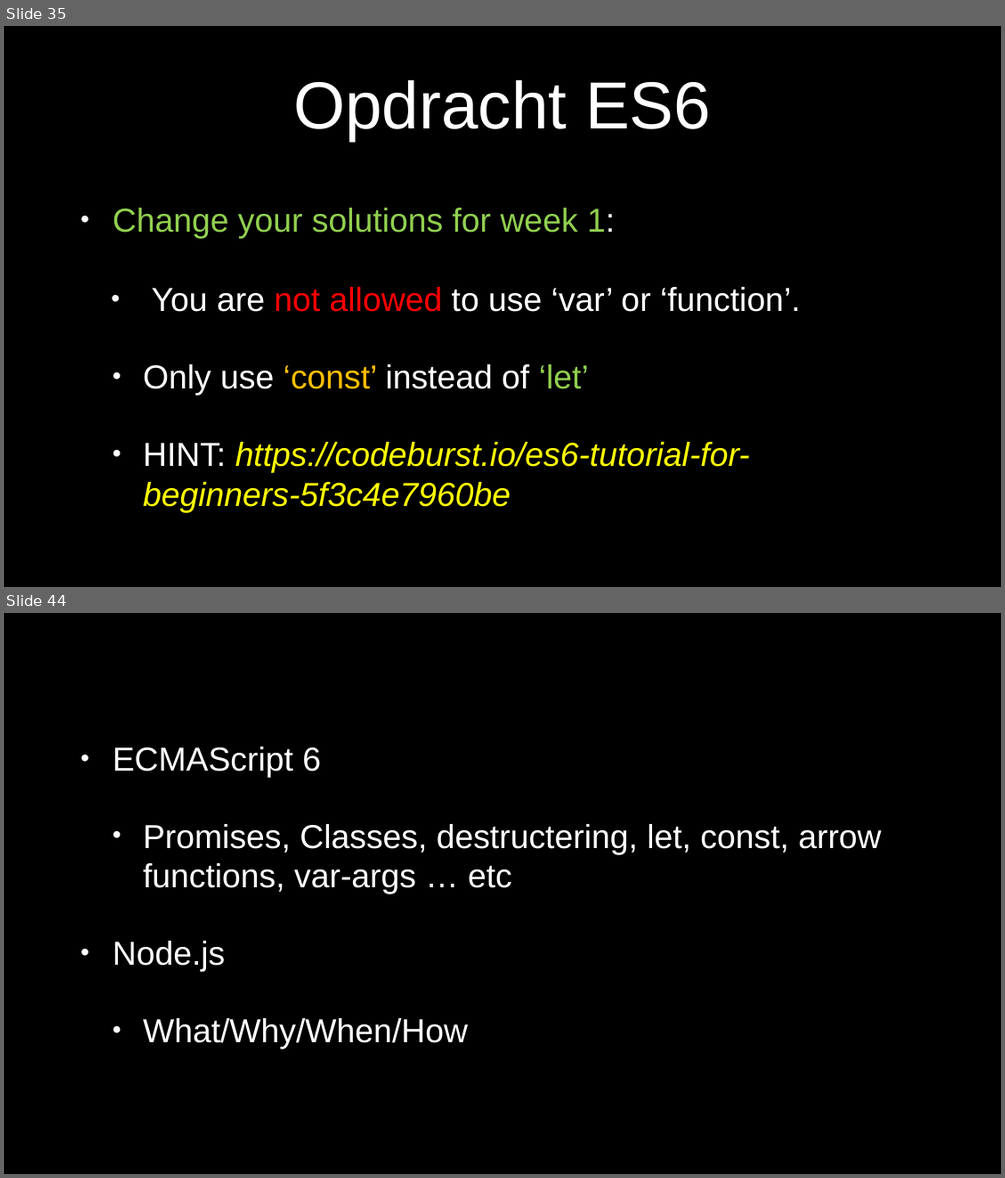
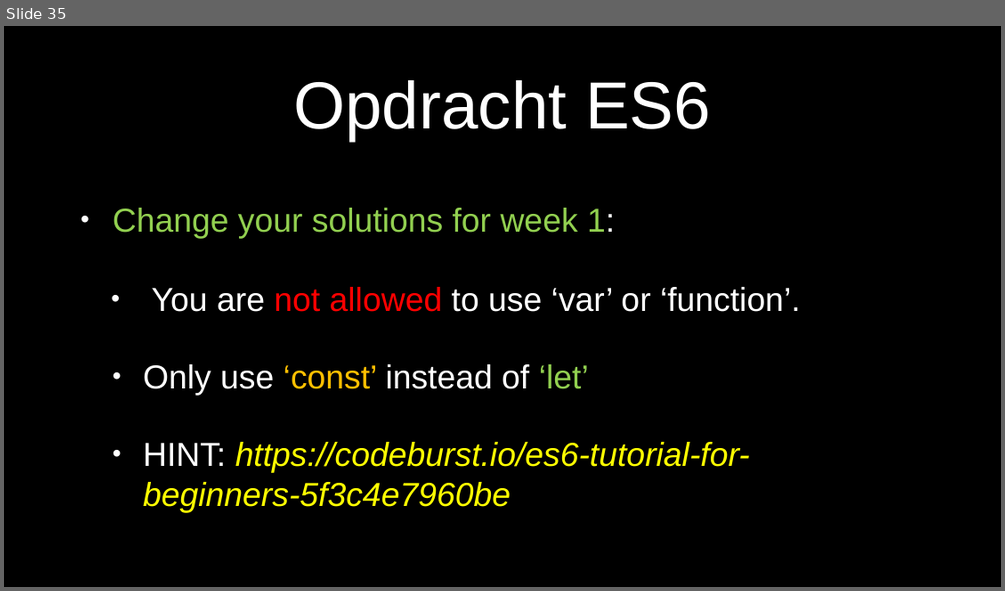
Before and after one commit to petereijgermans11/frontend-cursus, a slide deck: frontend-cursus/ 4 - ECMAScript 6 node-browser.pptx. Shown one above the other, each under a label of ours: slides 35 and 44 before the commit, slide 35 after it; the slides between them are not shown. The pictures are 1005x1178 and 1005x591 pixels, drawn with LibreOffice and Linux fonts; fonts in the diff are those of the drawing. Boxes give left, top, right and bottom in pixels: in the first picture for what was removed or moved away, otherwise in the second. Text is boxed around its words. In the diff, an @@ line names an element or a change of style, - is before the commit and + after.

Commit message:
Node js en Javascript cursus
Node js en Javascript cursus

```diff
--- a/frontend-cursus/ 4 - ECMAScript 6 node-browser.pptx
+++ b/frontend-cursus/ 4 - ECMAScript 6 node-browser.pptx
@@ slide 44 removed at (4, 613, 1001, 1174), background #000000 @@
@@ text removed at (113, 747, 881, 1049) @@
-• ECMAScript 6
-  • Promises, Classes, destructering, let, const, arrow functions, var-args … etc
-• Node.js
-  • What/Why/When/How
```
Also in this commit, not shown: 8 other slides removed, 29 other files.
